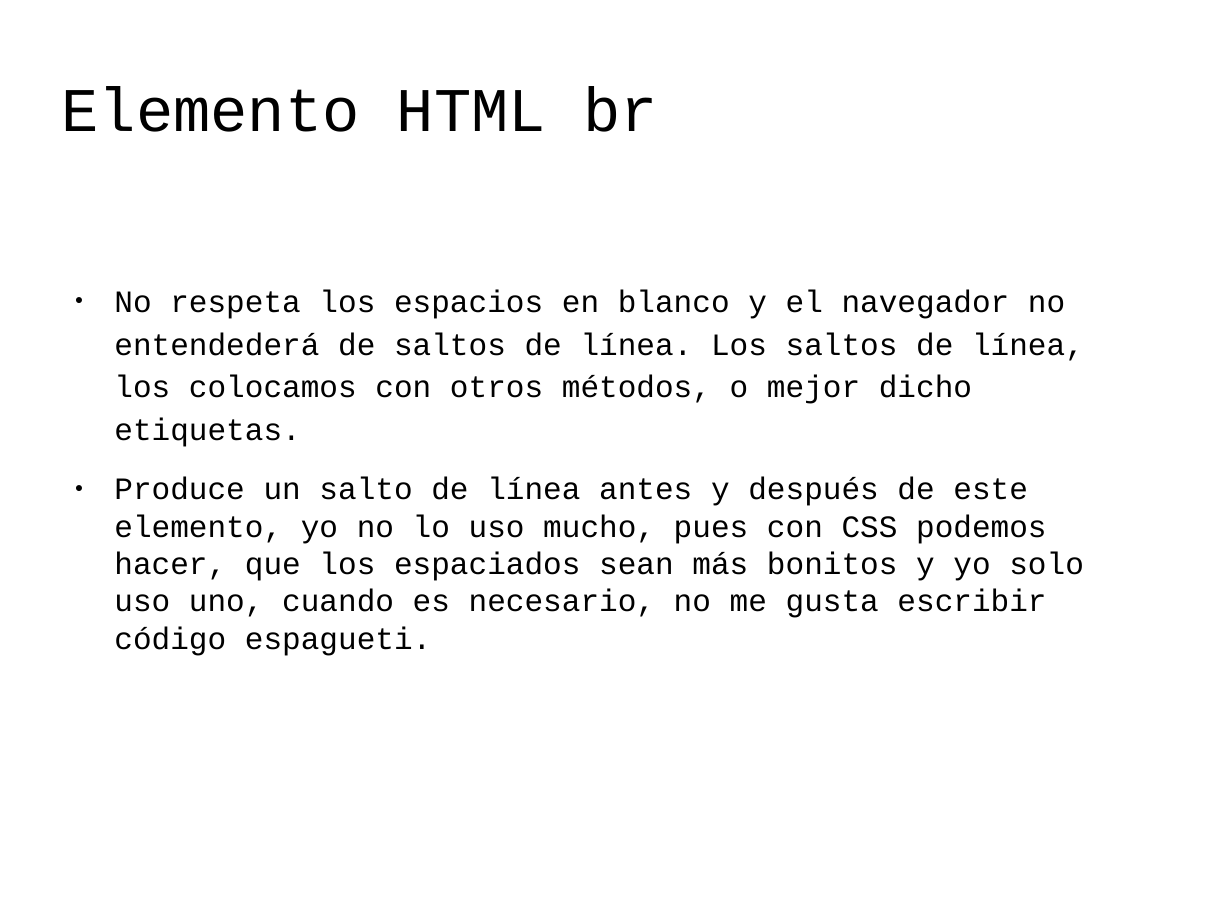
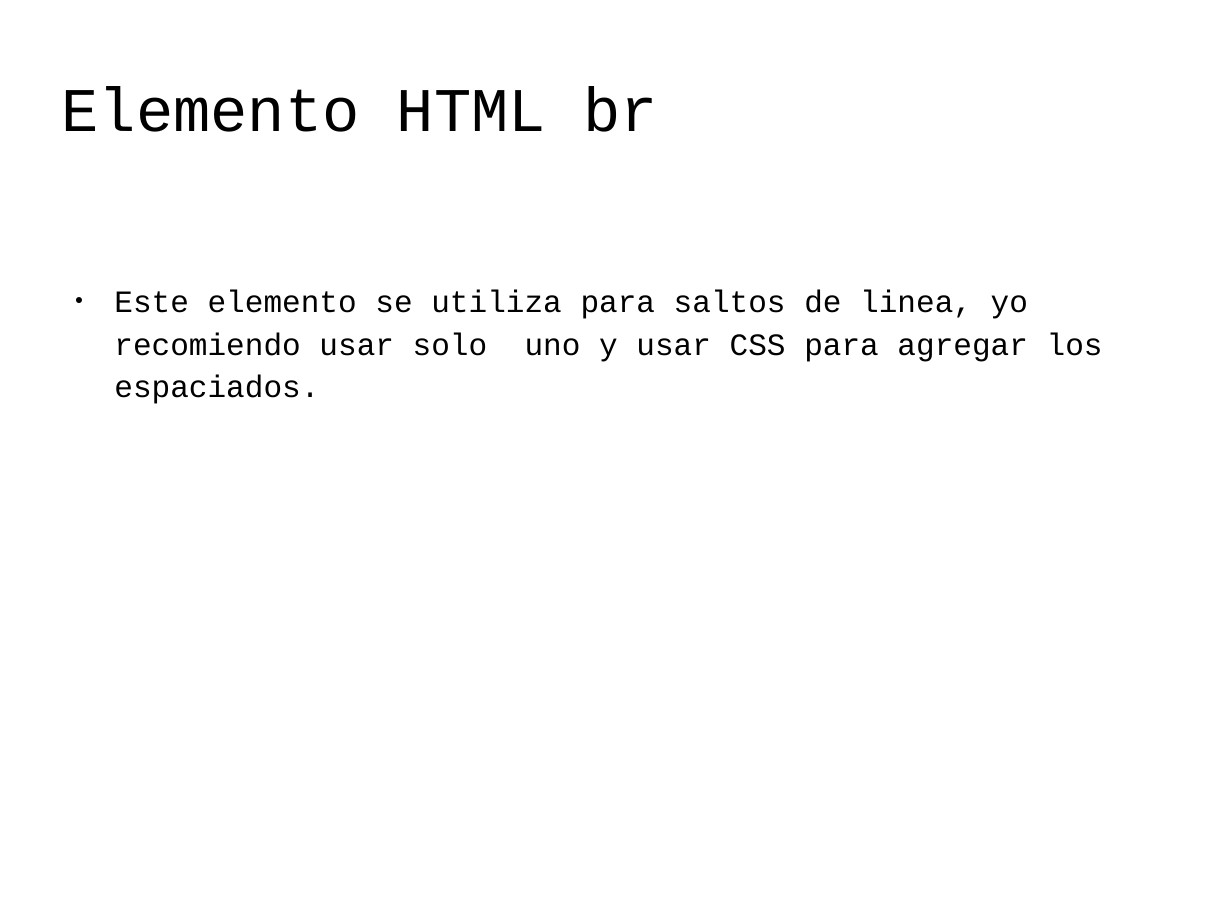
Before and after one commit to codefuncode/Curso-de-HTML-2020, a slide deck: slide 3 of 01-Tutorial-HTML/007-Parrafos-HTML/007-Parrafos-HTML.odp. Drawn at 1232x924 pixels with LibreOffice and Linux fonts; fonts in the diff are those of the drawing; background and template pictures are left out. Boxes give left, top, right and bottom in pixels: in the first picture for what was removed or moved away, otherwise in the second. Text is boxed around its words. In the diff, an @@ line names an element or a change of style, - is before the commit and + after.

```diff
--- a/01-Tutorial-HTML/007-Parrafos-HTML/007-Parrafos-HTML.odp
+++ b/01-Tutorial-HTML/007-Parrafos-HTML/007-Parrafos-HTML.odp
@@ text at (114, 289, 1103, 404): text changed @@
-● No respeta los espacios en blanco y el navegador no entendederá de saltos de línea. Los saltos de línea, los colocamos con otros métodos, o mejor dicho etiquetas.
-● Produce un salto de línea antes y después de este elemento, yo no lo uso mucho, pues con CSS podemos hacer, que los espaciados sean más bonitos y yo solo uso uno, cuando es necesario, no me gusta escribir código espagueti.
+● Este elemento se utiliza para saltos de linea, yo recomiendo usar solo uno y usar CSS para agregar los espaciados.
```
Also in this commit, not shown: 2 other files.
